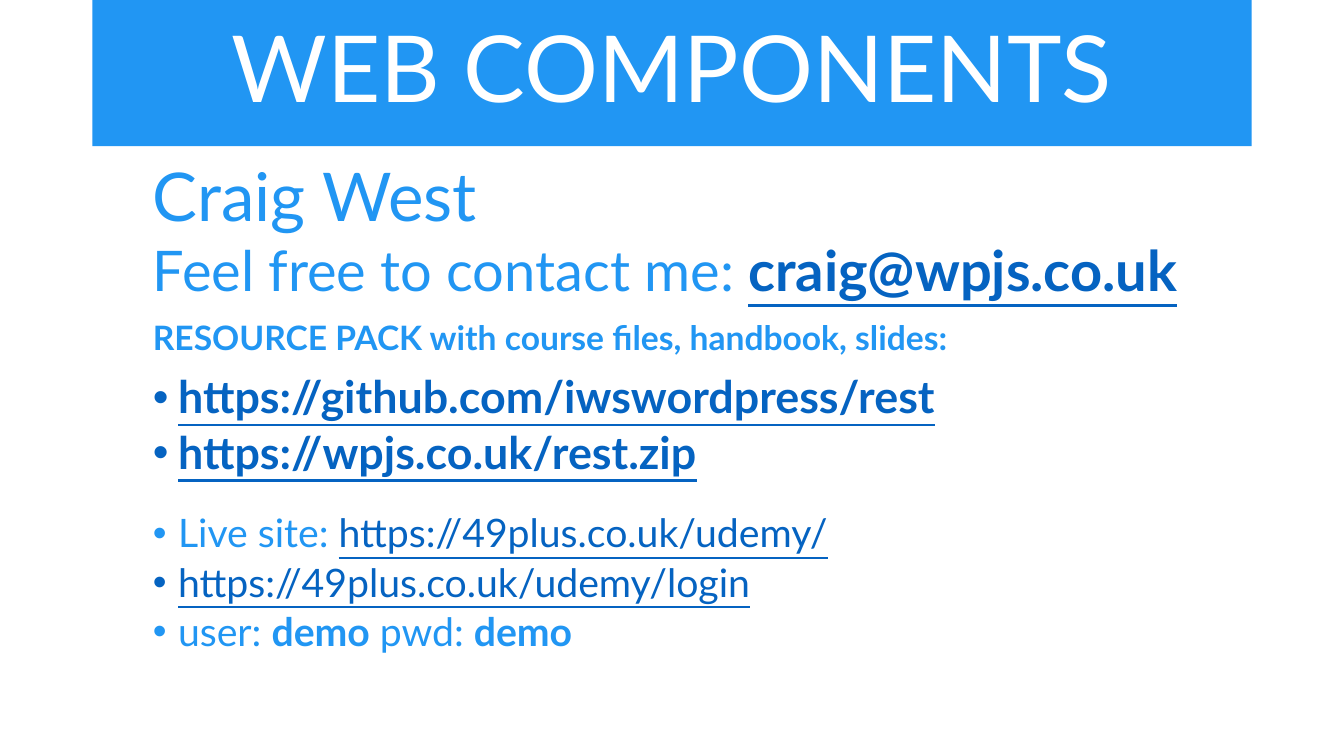
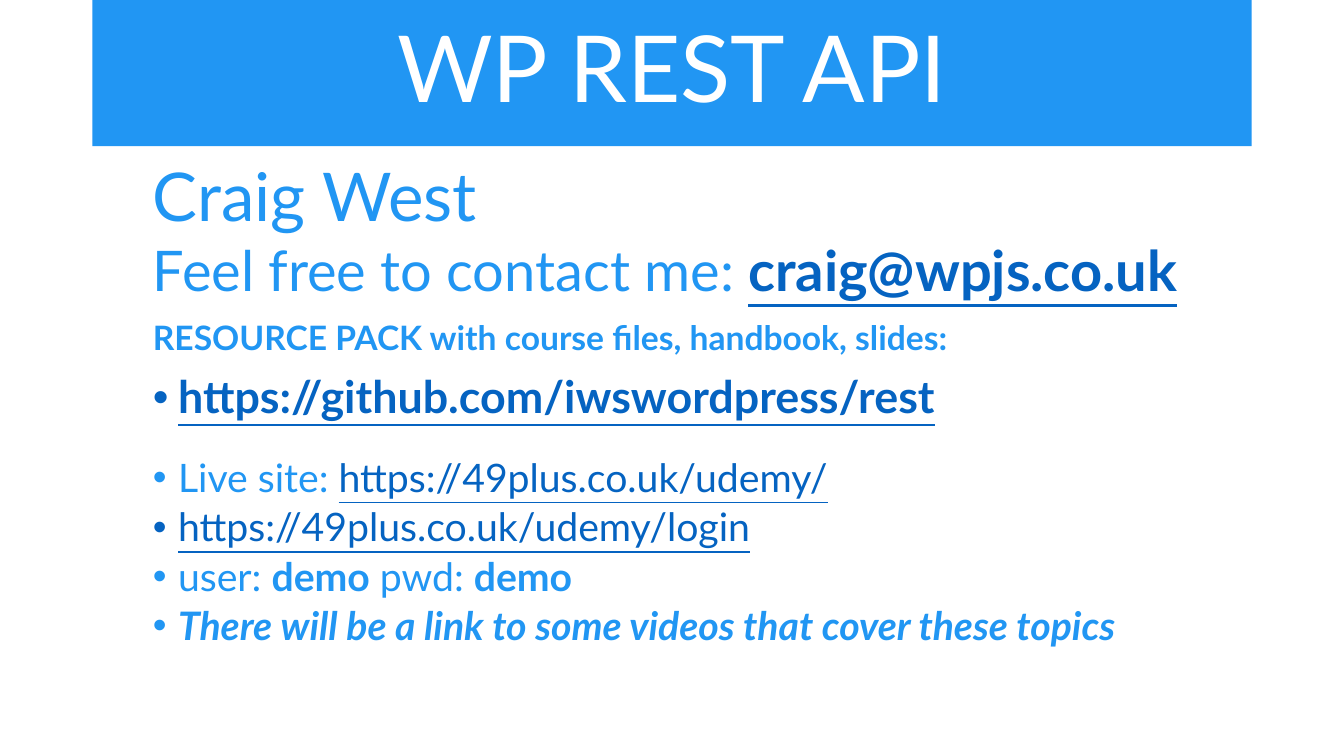
Before and after one commit to iwswordpress/rest, a slide deck: slide 1 of rest-api-workshop.pptx. Drawn at 1344x756 pixels with LibreOffice and Linux fonts; fonts in the diff are those of the drawing. Boxes give left, top, right and bottom in pixels: in the first picture for what was removed or moved away, otherwise in the second. Text is boxed around its words. In the diff, an @@ line names an element or a change of style, - is before the commit and + after.

```diff
--- a/rest-api-workshop.pptx
+++ b/rest-api-workshop.pptx
@@ title at (397,35,947,103): text changed @@
-WEB COMPONENTS
+WP REST API
@@ text at (178,435,696,477): paragraph removed @@
-  • https://wpjs.co.uk/rest.zip
@@ text at (178,611,1115,647): paragraph added @@
+  • There will be a link to some videos that cover these topics
```
Also in this commit, not shown: 7 other slides changed, 1 slide added, 7 other files.
